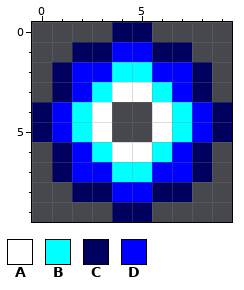
One commit to this pixel-art sprite: Sprites/PowerMissileA.png. That is the earlier state.
The file is 20x20 pixels, drawn in blocks of 2x2; one block is one cell here. Pixels under 10% opacity are left out.
Palette (. is transparent): A #ffffff  B #00ffff  C #00005e  D #0000ff
Pixels before, first column x 0:
 0 ....CC....
 1 ..CCDDCC..
 2 .CDDBBDDC.
 3 .CDBAABDC.
 4 CDBA..ABDC
 5 CDBA..ABDC
 6 .CDBAABDC.
 7 .CDDBBDDC.
 8 ..CCDDCC..
 9 ....CC....
And afterwards:
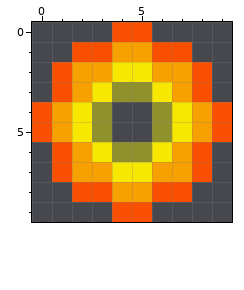
Author's note on the commit: Remove unused addMissile
Changes in this commit:
colour A: #ffffff -> #efef006f
colour B: #00ffff -> #f8e800
colour C: #00005e -> #f85000
colour D: #0000ff -> #f8a000
Changed places in both pictures, as pixel boxes (x1, y1, x2, y2):
changed: (32, 22, 232, 222)
